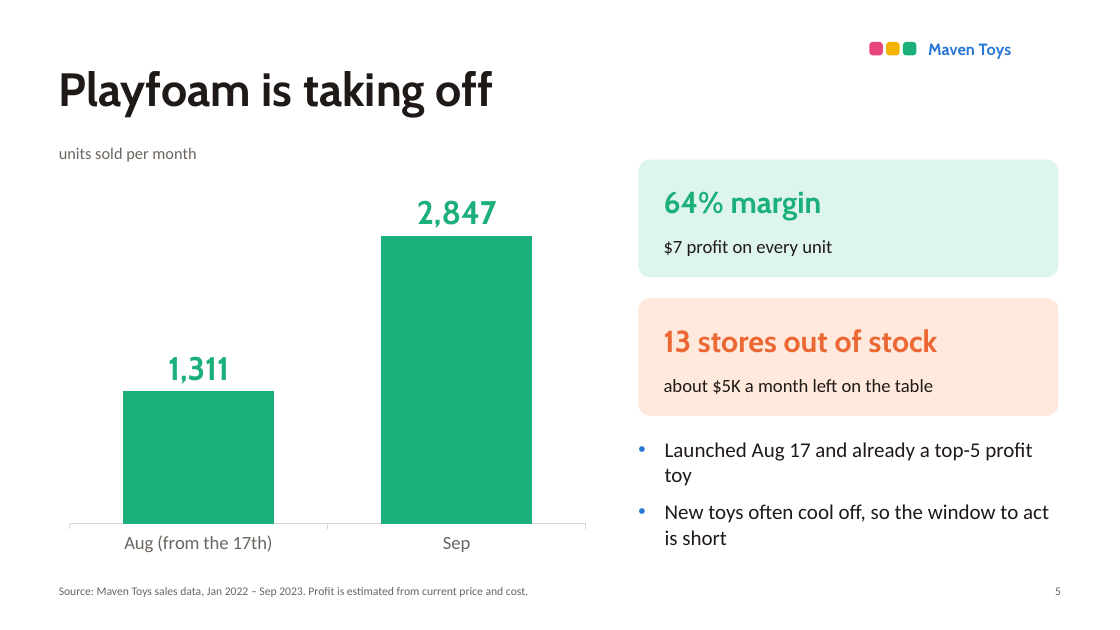
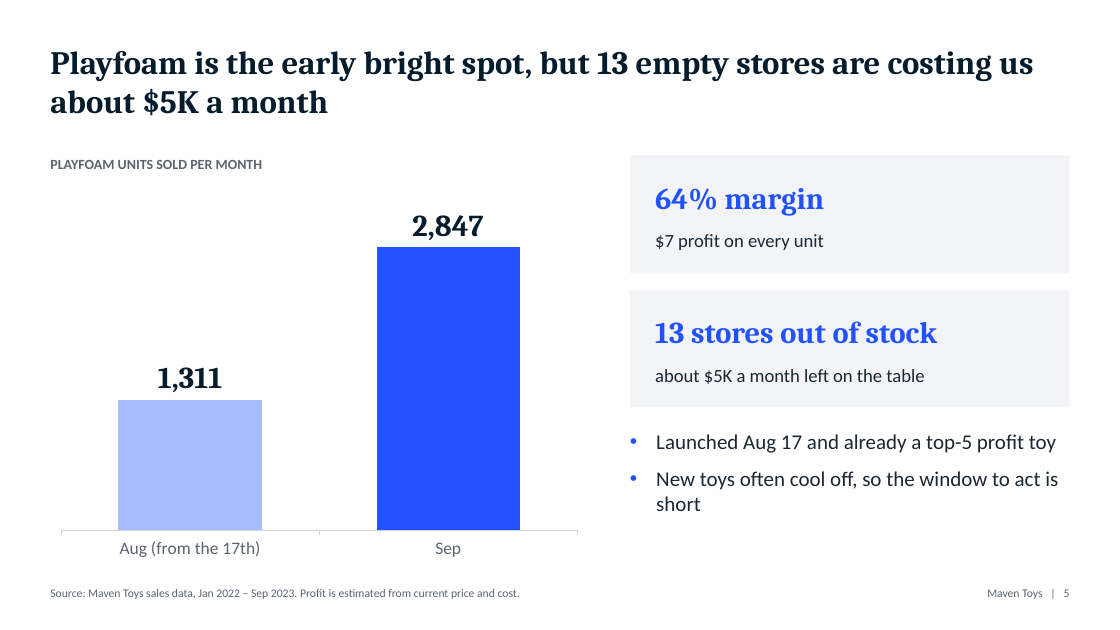
Before and after one commit to surajko9000/maven-toys-ai-analytics, a slide deck: slide 5 of site/deck/Colorbuds_to_Playfoam.pptx. Drawn at 1120x630 pixels with LibreOffice and Linux fonts; fonts in the diff are those of the drawing. Boxes give left, top, right and bottom in pixels: in the first picture for what was removed or moved away, otherwise in the second. Text is boxed around its words. In the diff, an @@ line names an element or a change of style, - is before the commit and + after.

```diff
--- a/site/deck/Colorbuds_to_Playfoam.pptx
+++ b/site/deck/Colorbuds_to_Playfoam.pptx
@@ text at (50,51,1033,116): text changed; size 40 to 28 pt; font Cabin to Cambria; text colour #1F1A17 to #051C2C @@
-Playfoam is taking off
+Playfoam is the early bright spot, but 13 empty stores are costing us about $5K a month
@@ text "Playfoam is the early bright ..." at (50,51,1033,116): vertical alignment middle to top @@
@@ rounded rectangle removed at (870,42,883,55) @@
@@ rounded rectangle removed at (886,42,900,55) @@
@@ rounded rectangle removed at (903,42,917,55) @@
@@ text at (50,160,263,169): text changed; size 14 to 12 pt; text colour #6B6560 to #5B6470; bold on @@
-units sold per month
+PLAYFOAM UNITS SOLD PER MONTH
@@ rectangle added at (630,155,1070,273), fill #F2F4F7 @@
@@ rounded rectangle removed at (639,160,1059,277) @@
@@ text "64% margin": place and size @@
-text "64% margin" at (664,191,822,220)
+text "64% margin" at (655,188,825,216)
@@ text "64% margin" at (655,188,825,216): font Cabin to Cambria, text colour #1BAF7A to #2251FF @@
@@ column chart at (50,185,588,567) @@
@@ colour of Series 1 #1BAF7A to #2251FF @@
@@ data labels of Series 1 changed @@
@@ colours of single points changed @@
@@ category axis changed @@
@@ bar spacing changed @@
@@ column chart: place and size @@
-column chart at (59,172,597,563)
+column chart at (50,185,588,567)
@@ text "$7 profit on every unit": place and size @@
-text "$7 profit on every unit" at (664,240,832,256)
+text "$7 profit on every unit" at (655,234,824,250)
@@ text "$7 profit on every unit" at (655,234,824,250): text colour #1F1A17 to #1B2733 @@
@@ rectangle added at (630,290,1070,408), fill #F2F4F7 @@
@@ rounded rectangle removed at (639,298,1059,416) @@
@@ text "13 stores out of stock": place and size @@
-text "13 stores out of stock" at (664,329,938,353)
+text "13 stores out of stock" at (655,321,938,344)
@@ text "13 stores out of stock" at (655,321,938,344): font Cabin to Cambria, text colour #EB6834 to #2251FF @@
@@ text "about $5K a month left ..." at (655,369,924,384): text colour #1F1A17 to #1B2733 @@
@@ text "about $5K a month left ...": place and size @@
-text "about $5K a month left ..." at (664,379,933,394)
+text "about $5K a month left ..." at (655,369,924,384)
@@ text "Launched Aug 17 and already ...": place and size @@
-text "Launched Aug 17 and already ..." at (665,442,1049,545)
+text "Launched Aug 17 and already ..." at (656,434,1058,511)
@@ text "Launched Aug 17 and already ..." at (656,434,1058,511): text colour #1F1A17 to #1B2733; bullet colour #2A78D6 to #2251FF @@
@@ text "Source: Maven Toys sales data, ...": place and size @@
-text "Source: Maven Toys sales data, ..." at (59,587,528,597)
+text "Source: Maven Toys sales data, ..." at (50,589,520,599)
@@ text "Source: Maven Toys sales data, ..." at (50,589,520,599): text colour #6B6560 to #5B6470 @@
@@ text "Maven Toys | 5" at (987,589,1070,599): vertical alignment middle to top @@
@@ text at (987,589,1070,599): text changed; size 14 to 10 pt; font Cabin to Calibri; text colour #2A78D6 to #5B6470; bold off @@
-Maven Toys
+Maven Toys | 5
@@ text removed at (1055,587,1061,595) @@
-5
```
Also in this commit, not shown: 5 other slides changed, 8 other files.
